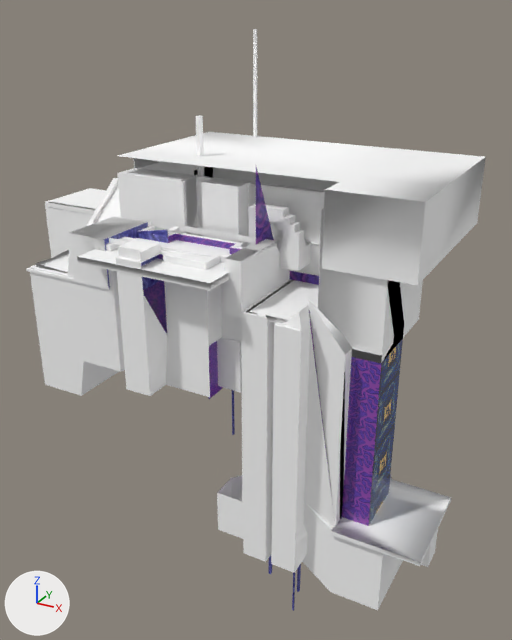
One commit to the FBX model Assets/Maps/Shipremesh.fbx: the scene before it, then after it.
The view is the same before and after, from a 50 mm lens placed at (466.0, -1836.0, 1504.0), pointed at (-626.0, 148.0, 512.0). The axes (+X, +Y, +Z) are drawn at lower left. The lights are the same throughout. Where no turn or scale is listed for an object, it has been applied to the vertices. Vertices at the same position are counted once.
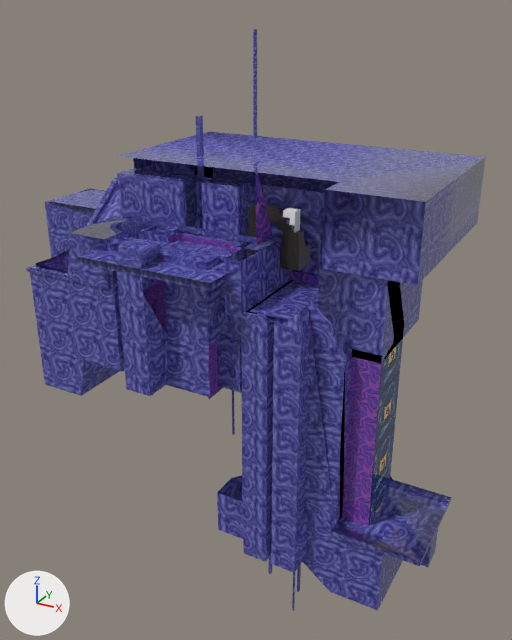
The edits, one by one:
me_scene is used by ob_cube; location (0.0, 0.0, 0.0).
me_scene had 1894 vertices, 3013 faces and spanned x -1583.0..126.0, y -415.0..619.0, z -203.0..1441.0.
me_scene now has 2210 vertices, 3187 faces and spans x -1583.0..126.0, y -415.0..619.0, z -203.0..1441.0.
me_scene part 1: 5 vertices removed from x -407.0..-227.0, y -92.0..117.0, z 915.0..1036.0; 145 vertices added at x -426.0..-371.0, y -92.0..-56.0, z 925.0..986.0.
me_scene part 2: 2361 faces spanning x -1583.0..126.0, y -415.0..619.0, z -203.0..1441.0 switch from mat_probuilderdefault (white #ffffff) to mat_material_001 (picture img_alien_tex_png).
me_scene part 3: 69 faces spanning x -1568.0..-69.0, y -339.0..584.0, z 522.0..920.0 switch from mat_probuilderdefault (white #ffffff) to mat_material_003 (picture img_plating_png).
me_scene part 4: 123 faces spanning x -959.0..-63.0, y -188.0..619.0, z -142.0..1036.0 switch from mat_probuilderdefault (white #ffffff) to mat_material_005 (picture img_cave_wall_png).

Location of each change, (x1, y1, x2, y2) in pixels of the pictures (512 x 640 px):
part 1 of me_scene, built on: before (283, 225, 295, 240); after (266, 207, 295, 240)
part 2 of me_scene, recoloured (grey to blue): (26, 29, 486, 611) in both
part 3 of me_scene, recoloured: (273, 236, 319, 276) in both
part 4 of me_scene, recoloured (grey to black): (249, 204, 311, 271) in both
